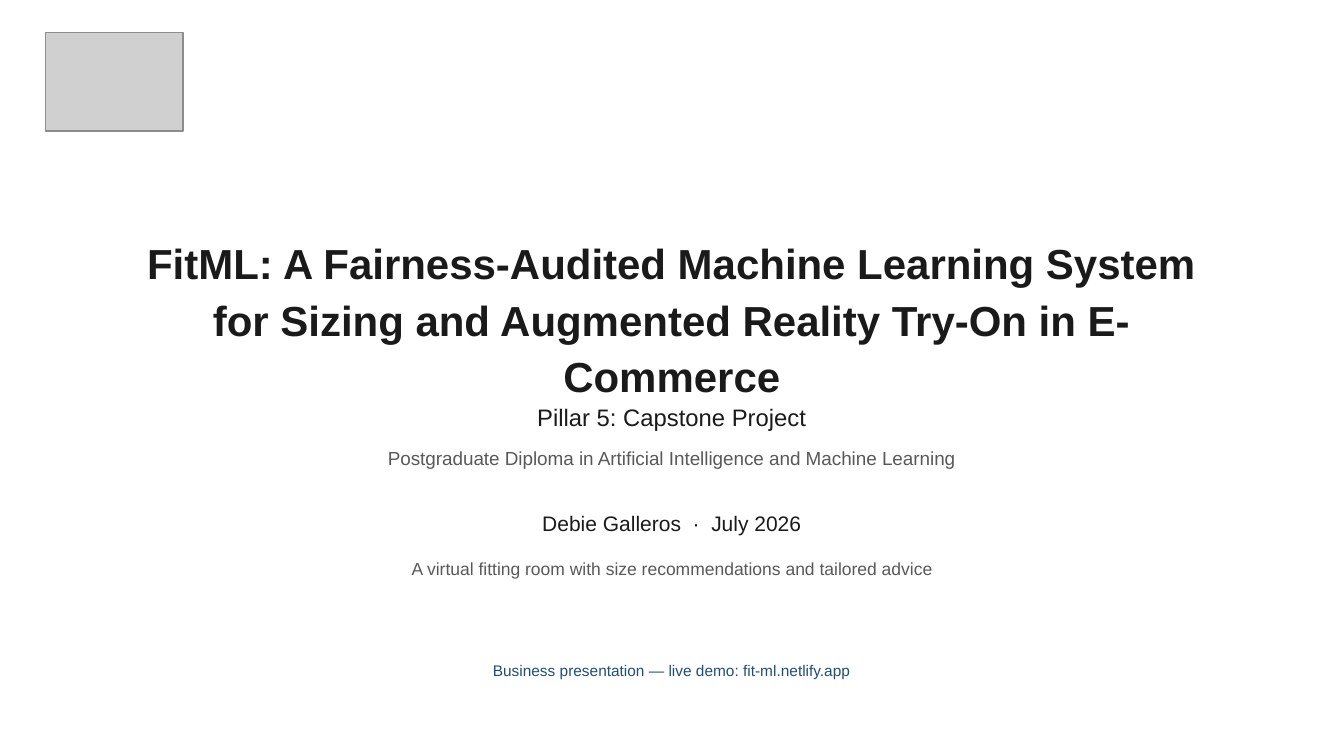
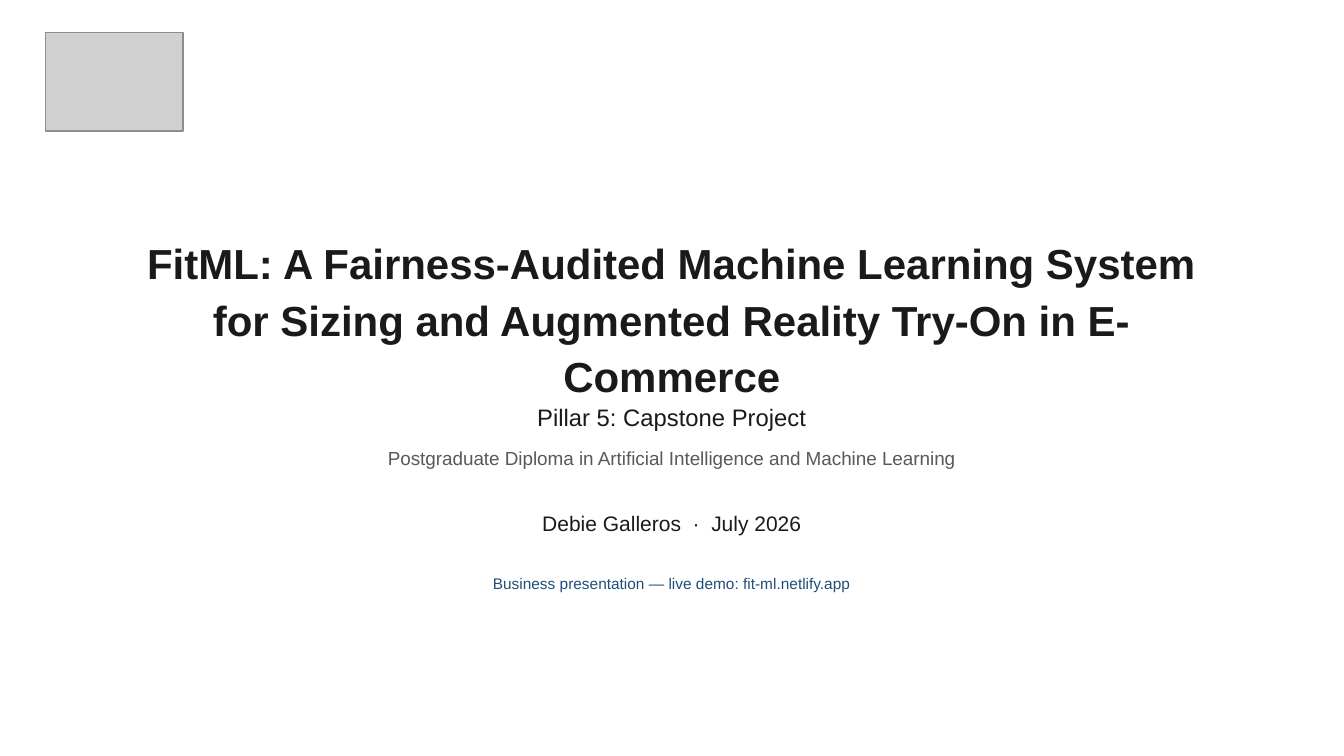
Before and after one commit to debiegalleros/fitml-capstone, a slide deck: slide 1 of submission/Debie_Galleros_Pillar5_CapstoneProject_BusinessDeck.pptx. Drawn at 1344x756 pixels with LibreOffice and Linux fonts; fonts in the diff are those of the drawing; grey boxes stand for pictures. Boxes give left, top, right and bottom in pixels: in the first picture for what was removed or moved away, otherwise in the second. Text is boxed around its words. In the diff, an @@ line names an element or a change of style, - is before the commit and + after.

```diff
--- a/submission/Debie_Galleros_Pillar5_CapstoneProject_BusinessDeck.pptx
+++ b/submission/Debie_Galleros_Pillar5_CapstoneProject_BusinessDeck.pptx
@@ text removed at [412,562,933,579] @@
-A virtual fitting room with size recommendations and tailored advice
@@ text "Business presentation — live demo: ...": place and size @@
-text "Business presentation — live demo: ..." at [493,665,850,680]
+text "Business presentation — live demo: ..." at [493,578,850,592]
```
Also in this commit, not shown: 3 other files.
